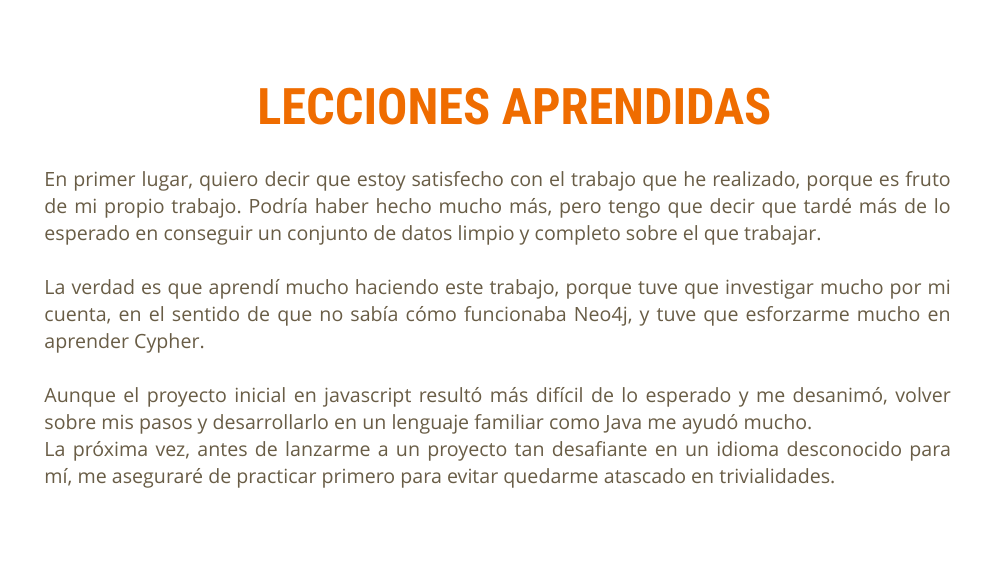
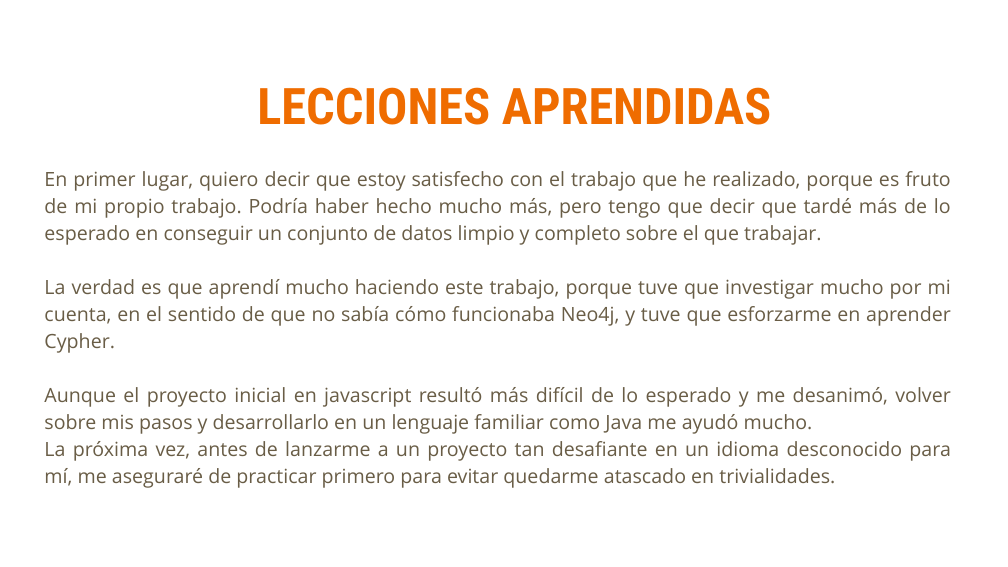
Before and after one commit to RedonKokaj/BookRecommendationSystem, a slide deck: slide 14 of presentation/presentacion.pptx. Drawn at 1008x567 pixels with LibreOffice and Linux fonts; fonts in the diff are those of the drawing. Boxes give left, top, right and bottom in pixels: in the first picture for what was removed or moved away, otherwise in the second. Text is boxed around its words. In the diff, an @@ line names an element or a change of style, - is before the commit and + after.

```diff
--- a/presentation/presentacion.pptx
+++ b/presentation/presentacion.pptx
@@ text at (44,279,951,353): text changed @@
-La verdad es que aprendí mucho haciendo este trabajo, porque tuve que investigar mucho por mi cuenta, en el sentido de que no sabía cómo funcionaba Neo4j, y tuve que esforzarme mucho en aprender Cypher.
+La verdad es que aprendí mucho haciendo este trabajo, porque tuve que investigar mucho por mi cuenta, en el sentido de que no sabía cómo funcionaba Neo4j, y tuve que esforzarme en aprender Cypher.
```
Also in this commit, not shown: 1 other slide changed, 28 other files.
